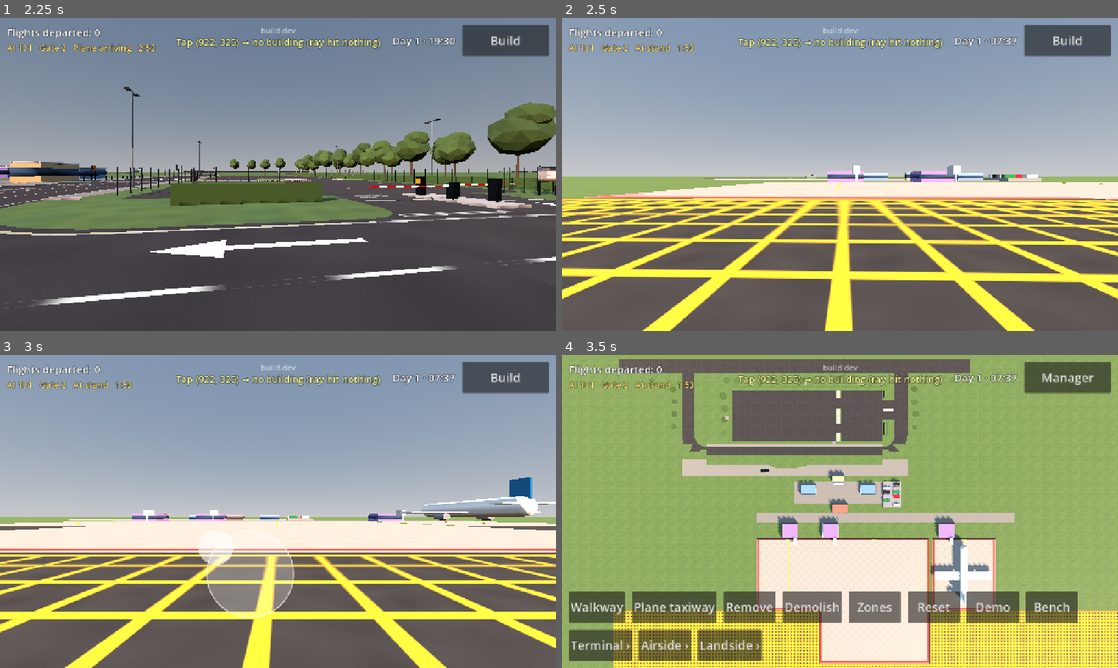
Above: before the commit, frames 1-4 (two rows, left to right).
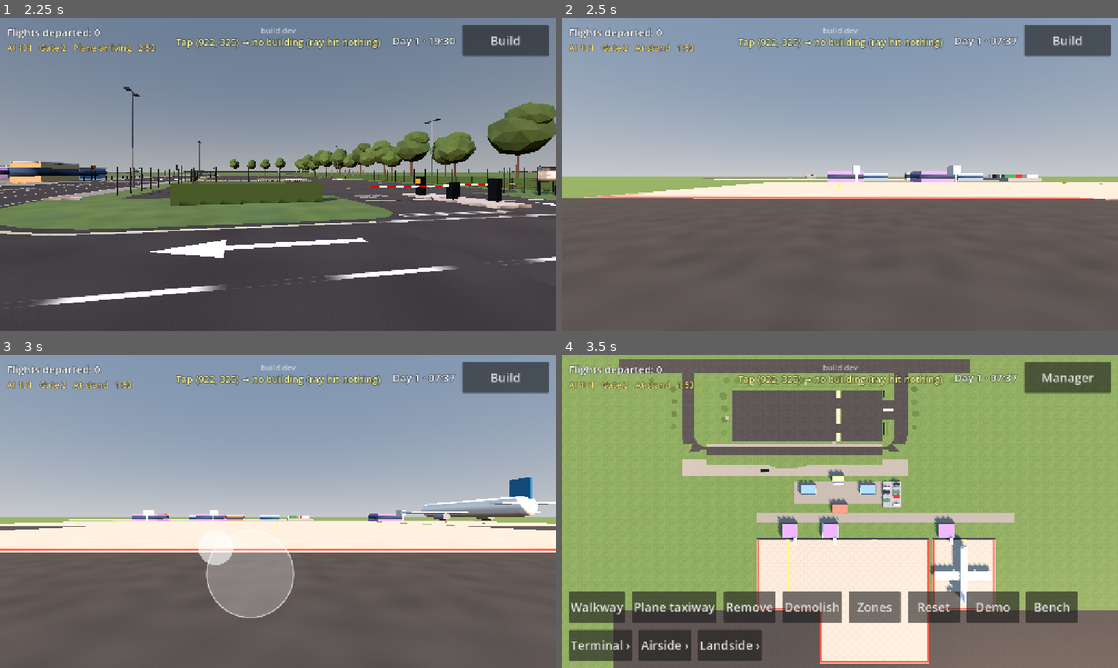
Above: after the commit, the same moments.

Repository: jakobmaier16-pixel/airport-idle
Game: Godot game, scene res://tests/screenshots.tscn
The game is run twice, just before and just after one commit, with the same random seed, the same clock (stepped at 60 frames per second) and the same inputs. This scene is started directly instead of the project's main scene.
Inputs (mouse positions are in pixels of both pictures, inside the frame that each line leads up to):
- Up to frame 1 (2.25 s): move the mouse to (400, 158) at 0.52 s; hold D (move_right) 0.53-1.25 s; click (400, 158) at 0.67 s; drag from (166, 190) to (250, 237) at 1.27 s; move the mouse to (333, 105) at 2.02 s; hold D (move_right) from 2.03 s (still down)
- Up to frame 2 (2.5 s): keep holding D (move_right)
- Up to frame 3 (3 s): release D (move_right) at 2.75 s; drag from (250, 574) to (111, 464) at 2.77 s
- Up to frame 4 (3.5 s): no input

Frame 1 is identical in both runs. In frame 2, 15% of the frame differs, in the area x 0-100%, y 57-100%; in frame 3, 11%; in frame 4, 12%.

Commit message:
Taxiway tool drags out a 12 cell rectangle, refuses buildings, one centreline marking
- Taxiway tool: rectangle from the start cell to the finger, short side 12 cells; the preview is
  what gets painted, a tap lays nothing.
- Taxiway and walkway are refused over any building (red preview, hint); the brain leaves such
  cells out of taxiway paint.
- Ground shader: one centreline and edge lines along a taxiway strip instead of a per-cell lattice.

Co-Authored-By: Claude Opus 5.5 <noreply@anthropic.com>
Claude-Session: https://claude.ai/code/session_016JzPU8AkwxWN3HSzg2RW6F

Diff:
--- a/assets/materials/ground_grid.gdshader
+++ b/assets/materials/ground_grid.gdshader
@@ -5,9 +5,11 @@
 //
 // Everything about a cell comes from ONE texture, the flag layer of the AirportGrid (see
 // scenes/ground/ground_flag_texture.gd); neighbour cells are read with texelFetch, so no extra
-// data is needed (taxiway centrelines and stand edges are derived from the neighbour bits).
-// Per pixel: 1 flag fetch + 1 material sample (+ 1 atlas sample on a marking, + 4 neighbour fetches on
-// taxiway / stand cells). Textures tile in world metres (1 cell = 2 m), albedo only (the ORM and normal
+// data is needed (the taxiway centreline and edge lines and the stand edges are derived from the runs of
+// neighbour bits).
+// Per pixel: 1 flag fetch + 1 material sample (+ 1 atlas sample on a marking; on taxiway pixels a short
+// walk over the neighbour cells, at most 2 x 13 fetches, none when zoomed far out; + 4 neighbour fetches on
+// stand cells). Textures tile in world metres (1 cell = 2 m), albedo only (the ORM and normal
 // maps of the .tres materials are for the 3D models; the ground is flat).
 shader_type spatial;
 
@@ -27,6 +29,9 @@
 uniform vec2 red_line_rows = vec2(272.0, 304.0);
 // Line widths in metres: taxi centreline 0.3 m, stand boundary 0.2 m, inset from the stand edge.
 uniform float taxi_line_width_m = 0.3;
+// Taxiway edge lines: 0.2 m wide, 0.6 m inside the pavement edge.
+uniform float taxi_edge_width_m = 0.2;
+uniform float taxi_edge_inset_m = 0.6;
 uniform float stand_line_width_m = 0.2;
 uniform float stand_line_inset_m = 0.8;
 
@@ -55,6 +60,10 @@
 
 varying vec3 world_position;
 
+// How far (cells) the taxiway markings look along a row or column for the edges of the strip: a strip up to
+// this many cells wide gets a centreline (a taxiway must be 12 wide for planes; one more is tolerated).
+const int TAXI_RUN_MAX = 13;
+
 void vertex() {
 	world_position = (MODEL_MATRIX * vec4(VERTEX, 1.0)).xyz;
 }
@@ -108,20 +117,57 @@
 
 	vec2 in_cell = fract(cell) - 0.5;
 	if (taxiway) {
-		// Centreline, derived from the neighbouring taxiway cells: an arm from the cell centre to every
-		// side that has a taxiway neighbour; a lone cell is a dot.
-		bool east = (flags_at(cell_i + ivec2(1, 0), limit) & 0x10) != 0;
-		bool west = (flags_at(cell_i + ivec2(-1, 0), limit) & 0x10) != 0;
-		bool south = (flags_at(cell_i + ivec2(0, 1), limit) & 0x10) != 0;
-		bool north = (flags_at(cell_i + ivec2(0, -1), limit) & 0x10) != 0;
-		float dist = length(in_cell);
-		if (in_cell.x > 0.0 ? east : west) {
-			dist = min(dist, abs(in_cell.y));
+		// ONE centreline along the strip and an edge line along each long side, from the run of taxiway
+		// cells through this cell (no extra data: the same flag texture, a short walk over the neighbours,
+		// only on taxiway pixels and only while cells are bigger than a pixel).
+		// The "across" axis is the one where the run is short (a strip is 12 cells wide and long along its
+		// direction): the centre line sits in the middle of that run, so every cell of the strip puts it at
+		// the same place and the cells join up into one line. Where the strip ends in a junction both runs
+		// are long and no line is drawn (the corner or crossing stays plain).
+		float line_dist = 1.0e3;
+		float edge_dist = 1.0e3;
+		if (px < 0.8) {
+			int up = 0;
+			int down = 0;
+			for (int k = 1; k <= TAXI_RUN_MAX; k++) {
+				if (up == k - 1 && (flags_at(cell_i + ivec2(0, -k), limit) & 0x10) != 0) { up = k; }
+				if (down == k - 1 && (flags_at(cell_i + ivec2(0, k), limit) & 0x10) != 0) { down = k; }
+			}
+			bool horizontal = up + down + 1 <= TAXI_RUN_MAX;
+			int a_neg = up;
+			int a_pos = down;
+			if (!horizontal) {
+				int left = 0;
+				int right = 0;
+				for (int k = 1; k <= TAXI_RUN_MAX; k++) {
+					if (left == k - 1 && (flags_at(cell_i + ivec2(-k, 0), limit) & 0x10) != 0) { left = k; }
+					if (right == k - 1 && (flags_at(cell_i + ivec2(k, 0), limit) & 0x10) != 0) { right = k; }
+				}
+				a_neg = left;
+				a_pos = right;
+				if (left + right + 1 > TAXI_RUN_MAX) {
+					a_neg = -1;
+				}
+			}
+			if (a_neg >= 0) {
+				// `across` is the cell's position along the short axis; the middle of the run is
+				// (a_pos - a_neg) / 2 cells from the cell centre.
+				float across = horizontal ? in_cell.y : in_cell.x;
+				line_dist = abs(across - float(a_pos - a_neg) * 0.5);
+				// Edge lines: in the first and last cell of the run, inset from the border, and only
+				// where the border is grass (not a stand or runway, which have their own markings).
+				float edge_inset = taxi_edge_inset_m / cell_size;
+				ivec2 axis_step = horizontal ? ivec2(0, 1) : ivec2(1, 0);
+				if (a_neg == 0 && (flags_at(cell_i - axis_step, limit) >> 6) == 0 && (flags_at(cell_i - axis_step, limit) & 0x08) == 0) {
+					edge_dist = min(edge_dist, abs(across + 0.5 - edge_inset));
+				}
+				if (a_pos == 0 && (flags_at(cell_i + axis_step, limit) >> 6) == 0 && (flags_at(cell_i + axis_step, limit) & 0x08) == 0) {
+					edge_dist = min(edge_dist, abs(0.5 - edge_inset - across));
+				}
+			}
 		}
-		if (in_cell.y > 0.0 ? south : north) {
-			dist = min(dist, abs(in_cell.x));
-		}
-		float cover = line_cover(dist, taxi_line_width_m / cell_size * 0.5, px);
+		float cover = line_cover(line_dist, taxi_line_width_m / cell_size * 0.5, px);
+		cover = max(cover, line_cover(edge_dist, taxi_edge_width_m / cell_size * 0.5, px));
 		if (cover > 0.0) {
 			// The paint colour comes from the middle of the atlas strip (solid strips repeat along U).
 			vec2 uv = vec2(0.5, mix(yellow_line_rows.x, yellow_line_rows.y, 0.5) / 1024.0);
--- a/scenes/build/build_mode.gd
+++ b/scenes/build/build_mode.gd
@@ -60,12 +60,19 @@
 var _painting_drag: bool = false
 var _paint_start_cell: Vector2i = Vector2i.ZERO
 var _paint_rect: Rect2i = Rect2i()
-# Taxiway brush: a BRUSH_CELLS square stamp (1 cell = 2 m, so 24 m) that locks to one axis once
-# the drag has moved AXIS_LOCK_CELLS, then slides along it. Remove uses it when the drag starts on taxiway.
+# Taxiway: a rectangle from the start cell to the finger whose short side is BRUSH_CELLS (12 cells =
+# 24 m, the width planes need); what the preview shows is exactly what is painted on release.
+# Remove uses the older brush (a stamp that locks to one axis once the drag has moved AXIS_LOCK_CELLS)
+# when the drag starts on taxiway.
 const BRUSH_CELLS: int = 12
 const AXIS_LOCK_CELLS: int = 3
+## The long axis of a taxiway rectangle only switches when the finger is this many cells further along
+## the other axis, so the rectangle does not flip near the diagonal.
+const AXIS_SWITCH_CELLS: int = 6
 var _brush_drag: bool = false
 var _brush_axis: int = -1  # -1 not locked yet, 0 = x, 1 = y
+var _taxiway_drag: bool = false
+var _taxiway_axis: int = 0  # the long axis of the taxiway rectangle: 0 = x, 1 = y
 var _paint_preview: MeshInstance3D
 var _paint_material: StandardMaterial3D
 
@@ -124,8 +131,7 @@
 	cancel_tool()
 	_tool = Tool.PAINT
 	_paint_kind = kind
-	var colors: Array[Color] = [walkway_paint_color, remove_paint_color, taxiway_paint_color]
-	_paint_material.albedo_color = colors[kind]
+	_paint_material.albedo_color = _paint_color()
 	_update_highlight()
 	_emit_paint_hint("")
 
@@ -194,11 +200,14 @@
 			if not _footprint_contains(cell, 0):
 				_center_preview_on(cell)
 		Tool.PAINT:
-			if _uses_brush(cell):
+			if _paint_kind == PaintKind.TAXIWAY:
+				# A tap lays nothing: a taxiway is always dragged out, so a stray touch never paints.
+				_emit_paint_hint("")
+			elif _uses_brush(cell):
 				_emit_paint_hint(_apply_paint(_rect_cells(_brush_rect(cell, cell, -1))))
 			else:
 				var single: Array[Vector2i] = [cell]
-				_emit_paint_hint(_apply_paint(single))
+				_emit_paint_hint(_paint_or_refuse(single, Rect2i(cell, Vector2i.ONE)))
 		Tool.DEMOLISH:
 			_select_for_demolish(cell)
 
@@ -217,7 +226,9 @@
 			# One finger paints; two fingers still move the camera.
 			camera.pan_enabled = false
 			_paint_start_cell = _clamp_to_map(Airport.grid.world_to_cell(start_point))
-			_brush_drag = _uses_brush(_paint_start_cell)
+			_taxiway_drag = _paint_kind == PaintKind.TAXIWAY
+			_taxiway_axis = 0
+			_brush_drag = not _taxiway_drag and _uses_brush(_paint_start_cell)
 			_brush_axis = -1
 			_update_paint_rect(touch_position)
 			_paint_preview.visible = true
@@ -234,8 +245,9 @@
 	_stop_dragging_preview()
 	if _painting_drag:
 		var cells := _rect_cells(_paint_rect)
+		var rect := _paint_rect
 		_stop_painting_drag()
-		_emit_paint_hint(_apply_paint(cells))
+		_emit_paint_hint(_paint_or_refuse(cells, rect))
 
 
 # A second finger turned the drag into a pinch: keep the preview where it is, drop the rectangle.
@@ -334,6 +346,10 @@
 	if point == null:
 		return
 	var end_cell := _clamp_to_map(Airport.grid.world_to_cell(point))
+	if _taxiway_drag:
+		_paint_rect = _taxiway_rect(_paint_start_cell, end_cell)
+		_show_paint_rect()
+		return
 	if _brush_drag:
 		_paint_rect = _brush_rect(_paint_start_cell, end_cell, _lock_axis(end_cell))
 		_show_paint_rect()
@@ -346,12 +362,60 @@
 
 func _show_paint_rect() -> void:
 	var grid := Airport.grid
+	# Red where the paint would be refused (it goes over a building), like a building that cannot be placed.
+	if _paint_kind != PaintKind.REMOVE_WALKWAY:
+		_paint_material.albedo_color = invalid_color if _building_in(_paint_rect) != null else _paint_color()
 	_paint_preview.position = grid.block_center(_paint_rect.position, _paint_rect.size) + Vector3(0.0, 0.03, 0.0)
 	_paint_preview.scale = Vector3(_paint_rect.size.x * grid.cell_size, 1.0, _paint_rect.size.y * grid.cell_size)
 
 
 func _uses_brush(cell: Vector2i) -> bool:
-	return _paint_kind == PaintKind.TAXIWAY or (_paint_kind == PaintKind.REMOVE_WALKWAY and Airport.grid.is_taxiway(cell))
+	return _paint_kind == PaintKind.REMOVE_WALKWAY and Airport.grid.is_taxiway(cell)
+
+
+func _paint_color() -> Color:
+	match _paint_kind:
+		PaintKind.WALKWAY:
+			return walkway_paint_color
+		PaintKind.REMOVE_WALKWAY:
+			return remove_paint_color
+	return taxiway_paint_color
+
+
+# The taxiway rectangle of a drag from `start` to `end`: it runs along the long axis from the start
+# cell to the finger (at least BRUSH_CELLS long, extending towards the finger) and is BRUSH_CELLS wide
+# across it, centred on the start cell. Cut off at the edge of the map.
+func _taxiway_rect(start: Vector2i, end: Vector2i) -> Rect2i:
+	var delta := end - start
+	var along := [absi(delta.x), absi(delta.y)]
+	if _taxiway_axis == 0 and along[1] >= along[0] + AXIS_SWITCH_CELLS:
+		_taxiway_axis = 1
+	elif _taxiway_axis == 1 and along[0] >= along[1] + AXIS_SWITCH_CELLS:
+		_taxiway_axis = 0
+	var long_delta := delta.x if _taxiway_axis == 0 else delta.y
+	var length := maxi(absi(long_delta) + 1, BRUSH_CELLS)
+	var first := start.x if _taxiway_axis == 0 else start.y
+	var low := first - length + 1 if long_delta < 0 else first
+	var across := (start.y if _taxiway_axis == 0 else start.x) - BRUSH_CELLS / 2
+	var rect := Rect2i(Vector2i(low, across), Vector2i(length, BRUSH_CELLS)) if _taxiway_axis == 0 \
+		else Rect2i(Vector2i(across, low), Vector2i(BRUSH_CELLS, length))
+	return rect.intersection(Rect2i(Vector2i.ZERO, Airport.grid.size))
+
+
+# The first building (any kind: also roads, curb, fence, car park ...) standing in `rect`, or null.
+func _building_in(rect: Rect2i) -> Building:
+	for building in Airport.buildings:
+		if building.get_rect().intersects(rect):
+			return building
+	return null
+
+
+# Paints unless a taxiway or walkway would go over a building: then nothing is painted and the player
+# is told. Remove is never refused.
+func _paint_or_refuse(cells: Array[Vector2i], rect: Rect2i) -> String:
+	if _paint_kind != PaintKind.REMOVE_WALKWAY and _building_in(rect) != null:
+		return "Can't build %s over a building" % ("a taxiway" if _paint_kind == PaintKind.TAXIWAY else "a walkway")
+	return _apply_paint(cells)
 
 
 # Locks to the axis of the bigger movement once the drag is AXIS_LOCK_CELLS away from the start.
@@ -391,6 +455,7 @@
 	if _painting_drag:
 		_painting_drag = false
 		_brush_drag = false
+		_taxiway_drag = false
 		_paint_preview.visible = false
 		camera.pan_enabled = true
 
@@ -411,7 +476,7 @@
 
 # Shows `problem` if there is one, otherwise how to use the current paint tool.
 func _emit_paint_hint(problem: String) -> void:
-	var actions: Array[String] = ["lay walkway", "remove walkway or taxiway", "lay taxiway from stands to the runway"]
+	var actions: Array[String] = ["lay walkway", "remove walkway or taxiway", "lay a 12 cell wide taxiway from stands to the runway"]
 	var hint := problem
 	if hint.is_empty():
 		hint = "Drag to %s. Two fingers: move and zoom." % actions[_paint_kind]
--- a/scripts/simulation/airport_brain.gd
+++ b/scripts/simulation/airport_brain.gd
@@ -244,17 +244,21 @@
 	return ""
 
 
-## Adds (or removes) taxiway on `cells` (design doc §7.5a): airside only, never on walkway.
-## Returns "" if it worked, or a hint why nothing was painted.
+## Adds (or removes) taxiway on `cells` (design doc §7.5a): never on walkway and never under a
+## building of any kind (stands and runways have their own pavement, landside pieces are not airside).
+## Returns "" if it all worked, or a hint if cells were left out because a building stands on them.
 func paint_taxiway(cells: Array[Vector2i], taxiway: bool) -> String:
 	var changing := _taxiway_changes(cells, taxiway)
+	var hint := ""
+	if taxiway and cells.any(func(c: Vector2i) -> bool: return grid.is_inside(c) and not grid.is_empty(c)):
+		hint = "Can't build a taxiway over a building"
 	if changing.is_empty():
-		return ""
+		return hint
 	for cell in changing:
 		grid.set_taxiway(cell, taxiway)
 	walkways_changed.emit()
 	layout_changed.emit()
-	return ""
+	return hint
 
 
 func _taxiway_changes(cells: Array[Vector2i], taxiway: bool) -> Array[Vector2i]:
@@ -262,7 +266,7 @@
 	for cell in cells:
 		if not grid.is_inside(cell) or grid.is_taxiway(cell) == taxiway:
 			continue
-		if taxiway and grid.is_walkway(cell):
+		if taxiway and (grid.is_walkway(cell) or not grid.is_empty(cell)):
 			continue
 		changing.append(cell)
 	return changing
--- a/tests/cases/test_61_taxiway_brush.gd
+++ b/tests/cases/test_61_taxiway_brush.gd
@@ -1,5 +1,7 @@
 extends TestCase
-## The taxiway tool paints with a 12-cell (24 m) wide brush that locks to one axis.
+## The taxiway tool drags out a rectangle from the start cell to the finger whose short side is 12 cells
+## (24 m): what the preview shows is what is painted on release, a tap lays nothing, and nothing is
+## painted over a building. (Remove still uses the older stamp that locks to one axis.)
 
 
 func _bbox_of_taxiway() -> Rect2i:
@@ -48,49 +50,140 @@
 	drag(screen_of_cell(a), screen_of_cell(b))
 	var box := _bbox_of_taxiway()
 	check_eq(box.size.y, 12, "12 cells wide across the strip")
-	check_eq(box.size.x, 20 + 12, "stamp slid 20 cells along x")
-	check_eq(box.position, a - Vector2i(6, 6), "stamp centred on the start cell")
+	check_eq(box.size.x, 21, "from the start cell to the finger, both included")
+	check_eq(box.position, a - Vector2i(0, 6), "starts at the start cell, centred on it across the strip")
 
 
-func test_diagonal_drag_locks_to_one_axis() -> void:
+func test_dragging_the_other_way_and_down() -> void:
+	await _start()
+	await press(ui("BuildMenu/PaintButtons/TaxiwayButton"))
+	var a := at(Vector2i(40, 70))
+	drag(screen_of_cell(a), screen_of_cell(at(Vector2i(20, 70))))
+	var box := _bbox_of_taxiway()
+	check_eq(box, Rect2i(Vector2i(a.x - 20, a.y - 6), Vector2i(21, 12)), "left of the start cell")
+	Airport.reset()
+	await start_game()
+	await open_build_view()
+	await show_whole_map(0.0, Vector3.ZERO)
+	await press(ui("BuildMenu/PaintButtons/TaxiwayButton"))
+	var c := at(Vector2i(30, 50))
+	drag(screen_of_cell(c), screen_of_cell(at(Vector2i(31, 62))))
+	box = _bbox_of_taxiway()
+	check_eq(box.size, Vector2i(12, 13), "a mostly vertical drag gives a vertical strip")
+	check_eq(box.position, c - Vector2i(6, 0), "from the start cell down")
+
+
+func test_a_diagonal_drag_follows_the_bigger_movement() -> void:
 	await _start()
 	await press(ui("BuildMenu/PaintButtons/TaxiwayButton"))
 	drag(screen_of_cell(at(Vector2i(20, 70))), screen_of_cell(at(Vector2i(40, 74))))
 	var box := _bbox_of_taxiway()
-	check_eq(box.size.y, 12, "the small y movement is ignored")
-	check_eq(box.size.x, 32, "strip follows x")
+	check_eq(box.size, Vector2i(21, 12), "the small y movement is ignored: the strip follows x")
 
 
-func test_short_drag_does_not_lock_and_tap_stamps() -> void:
+func test_a_short_drag_is_one_12_by_12_stamp() -> void:
 	await _start()
 	await press(ui("BuildMenu/PaintButtons/TaxiwayButton"))
-	drag(screen_of_cell(at(Vector2i(20, 70))), screen_of_cell(at(Vector2i(22, 71))))
-	var box := _bbox_of_taxiway()
-	check_eq(box.size, Vector2i(12, 12), "under 3 cells: a single stamp")
+	var a := at(Vector2i(20, 70))
+	drag(screen_of_cell(a), screen_of_cell(at(Vector2i(22, 71))))
+	check_eq(_bbox_of_taxiway(), Rect2i(a - Vector2i(0, 6), Vector2i(12, 12)), "under 12 cells: a stamp, extending towards the finger")
+
+
+func test_what_the_preview_shows_is_what_is_painted() -> void:
+	await _start()
+	await press(ui("BuildMenu/PaintButtons/TaxiwayButton"))
+	var mode := build_mode()
+	var start := screen_of_cell(at(Vector2i(20, 70)))
+	touch(0, true, start)
+	var last := Rect2i()
+	# Slow, wobbly finger: the rectangle follows it without jumping (its size changes by what the finger moved).
+	var previous := Rect2i()
+	for i in range(1, 60):
+		var finger := screen_of_cell(at(Vector2i(20 + i, 70 + (i % 3) - 1)))
+		move(0, finger)
+		last = mode._paint_rect
+		if i > 1:
+			check(absi(last.size.x - previous.size.x) <= 1 and last.position == previous.position, "no jump at step %d: %s -> %s" % [i, previous, last])
+		previous = last
+	check(mode._paint_preview.visible, "the preview is shown while dragging")
+	touch(0, false, screen_of_cell(at(Vector2i(20 + 59, 70 + (59 % 3) - 1))))
+	check_eq(_bbox_of_taxiway(), last, "painted exactly the last preview")
+	check(not mode._paint_preview.visible, "preview is gone afterwards")
+
+
+func test_a_tap_lays_nothing() -> void:
+	await _start()
+	await press(ui("BuildMenu/PaintButtons/TaxiwayButton"))
+	var cell := at(Vector2i(30, 70))
+	tap(screen_of_cell(cell))
+	check_eq(_taxiway_cells(), 0, "a tap paints nothing")
+	await frames(1)
+	check((ui("ToolPanel/HintLabel") as Label).text.begins_with("Drag to"), "the hint tells to drag")
+
+
+func test_no_taxiway_over_a_building() -> void:
+	await _start()
+	# A landside piece in the way (a road) and a building.
+	var road := Airport.place_building(type_of(&"road_country_straight"), at(Vector2i(30, 72)), 0)
+	check(road != null, "a road piece is placed")
+	await press(ui("BuildMenu/PaintButtons/TaxiwayButton"))
+	var mode := build_mode()
+	var a := at(Vector2i(20, 70))
+	var start := screen_of_cell(a)
+	touch(0, true, start)
+	move(0, screen_of_cell(at(Vector2i(40, 70))))
+	check_eq(mode._building_in(mode._paint_rect), road, "the drag covers the road")
+	check_eq((mode._paint_material as StandardMaterial3D).albedo_color, mode.invalid_color, "the preview is red")
+	touch(0, false, screen_of_cell(at(Vector2i(40, 70))))
+	check_eq(_taxiway_cells(), 0, "nothing was painted")
+	await frames(1)
+	check((ui("ToolPanel/HintLabel") as Label).text.contains("over a building"), "and the player is told why")
+	# A drag that misses the road paints.
+	drag(screen_of_cell(at(Vector2i(20, 50))), screen_of_cell(at(Vector2i(40, 50))))
+	check_eq(_taxiway_cells(), 21 * 12, "a free spot is painted")
+	check((mode._paint_material as StandardMaterial3D).albedo_color == mode.taxiway_paint_color, "and its preview is not red")
+
+
+func test_no_walkway_over_a_building() -> void:
+	await _start()
+	var road := Airport.place_building(type_of(&"road_country_straight"), at(Vector2i(30, 40)), 0)
+	check(road != null, "a road piece is placed")
+	await press(ui("BuildMenu/PaintButtons/WalkwayButton"))
+	drag(screen_of_cell(at(Vector2i(25, 40))), screen_of_cell(at(Vector2i(35, 40))))
+	check(not Airport.grid.is_walkway(at(Vector2i(25, 40))), "the whole rectangle is refused")
+	await frames(1)
+	check((ui("ToolPanel/HintLabel") as Label).text.contains("over a building"), "with a hint")
+	drag(screen_of_cell(at(Vector2i(25, 36))), screen_of_cell(at(Vector2i(35, 36))))
+	check(Airport.grid.is_walkway(at(Vector2i(30, 36))), "a free rectangle is painted")
+
+
+func test_the_brain_leaves_out_cells_under_buildings() -> void:
+	var road := Airport.place_building(type_of(&"road_country_straight"), at(Vector2i(30, 72)), 0)
+	var cells_over := cells(at(Vector2i(20, 66)), Vector2i(30, 12))
+	var hint := Airport.paint_taxiway(cells_over, true)
+	check(hint.contains("over a building"), "a hint: %s" % hint)
+	var painted := 0
+	for cell in cells_over:
+		if Airport.grid.is_taxiway(cell):
+			painted += 1
+			check(Airport.grid.is_empty(cell), "never under a building: %s" % cell)
+	check(painted > 0 and painted < cells_over.size(), "the free cells were painted (%d of %d)" % [painted, cells_over.size()])
+	check(road != null, "the road is still there")
+	# Stands and runways have their own pavement too.
+	var stand := Airport.place_building(type_of(&"aircraft_stand"), at(Vector2i(60, 40)), 0)
+	check(stand != null, "a stand")
+	check(Airport.paint_taxiway(cells(at(Vector2i(60, 40)), Vector2i(5, 5)), true).contains("over a building"), "not under a stand")
+	check(not Airport.grid.is_taxiway(at(Vector2i(60, 40))), "no taxiway flag under the stand")
 
 
 func test_remove_clears_a_12_wide_strip() -> void:
 	await _start()
 	await press(ui("BuildMenu/PaintButtons/TaxiwayButton"))
 	drag(screen_of_cell(at(Vector2i(20, 70))), screen_of_cell(at(Vector2i(50, 70))))
-	check_eq(_taxiway_cells(), 12 * 42, "painted")
+	check_eq(_taxiway_cells(), 12 * 31, "painted")
 	await press(ui("ToolPanel/ToolBar/DoneButton"))
 	await press(ui("BuildMenu/PaintButtons/RemoveButton"))
 	drag(screen_of_cell(at(Vector2i(30, 70))), screen_of_cell(at(Vector2i(36, 70))))
-	check_eq(_taxiway_cells(), 12 * 42 - 12 * 18, "removed a 12 x 18 strip in the middle")
+	check_eq(_taxiway_cells(), 12 * 31 - 12 * 18, "removed a 12 x 18 strip in the middle")
 	check_eq(Airport.grid.is_taxiway(at(Vector2i(30, 70))), false, "centre removed")
 	check_eq(Airport.grid.is_taxiway(at(Vector2i(20, 70))), true, "the ends stay")
-
-
-func test_tap_stamps_the_brush_once() -> void:
-	await _start()
-	await press(ui("BuildMenu/PaintButtons/TaxiwayButton"))
-	var cell := at(Vector2i(30, 70))
-	tap(screen_of_cell(cell))
-	var box := _bbox_of_taxiway()
-	check_eq(box.size, Vector2i(12, 12), "a tap stamps one 12 x 12 brush")
-	check_eq(box.position, cell - Vector2i(6, 6), "centred on the tapped cell")
-	tap(screen_of_cell(cell))
-	check_eq(_taxiway_cells(), 144, "and adds no cells")
-	await frames(1)
-	check((ui("ToolPanel/HintLabel") as Label).text.begins_with("Drag to"), "the hint is the tool's usual one after a tap")
--- a/tests/cases/test_63_strip_to_core.gd
+++ b/tests/cases/test_63_strip_to_core.gd
@@ -39,8 +39,8 @@
 	check(Airport.place_building(type_of(&"wide_body_stand"), at(Vector2i(20, 36)), 0) != null, "a wide-body stand")
 	check(Airport.place_building(type_of(&"gate"), at(Vector2i(24, 31)), 0) != null, "a gate")
 	check_eq(Airport.paint_walkway(cells(at(Vector2i(10, 20)), Vector2i(40, 20)), true), "", "800 cells of walkway")
-	check_eq(Airport.paint_taxiway(cells(at(Vector2i(10, 60)), Vector2i(60, 12)), true), "", "720 cells of taxiway")
-	check(Airport.grid.is_taxiway(at(Vector2i(10, 60))) and Airport.grid.is_walkway(at(Vector2i(10, 20))), "both were laid")
+	check_eq(Airport.paint_taxiway(cells(at(Vector2i(60, 30)), Vector2i(60, 12)), true), "", "720 cells of taxiway (beside the stand: never under a building)")
+	check(Airport.grid.is_taxiway(at(Vector2i(60, 30))) and Airport.grid.is_walkway(at(Vector2i(10, 20))), "both were laid")
 	var building: Building = Airport.buildings.filter(func(b: Building) -> bool: return b.type.role == BuildingType.Role.GATE)[0]
 	check(Airport.demolish(building), "demolishing works")
 	for type in Airport.CATALOG.types:
Binary file added: docs/screenshots/airside_fixes/pushback_on_the_link.png
Binary file added: docs/screenshots/airside_fixes/taxi_in_one_centreline.png
Not shown, changed: docs/game_design.md
